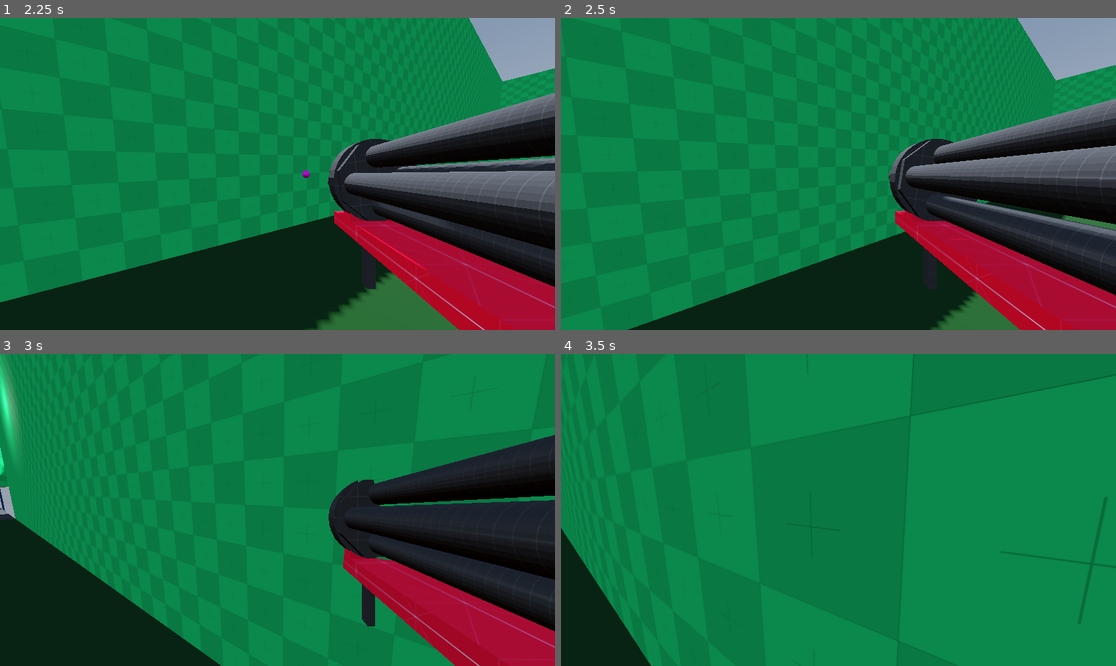
Above: before the commit, frames 1-4 (two rows, left to right).
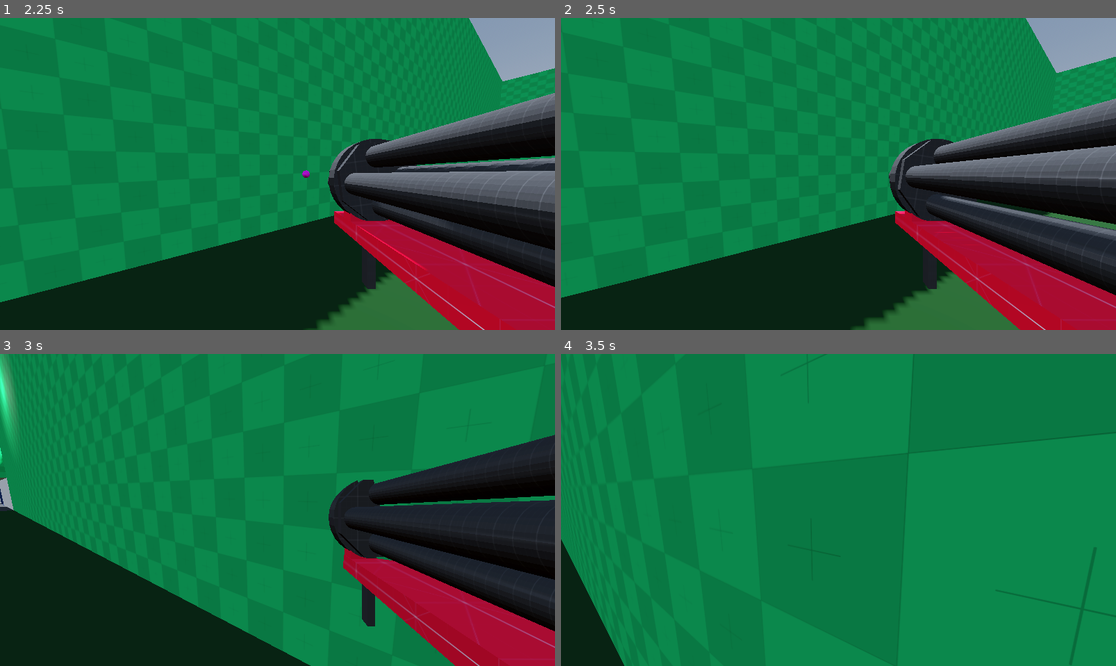
Above: after the commit, the same moments.

Repository: Monkeytonk115/godot-paintball
Game: Godot game, scene res://scenes/main.tscn
The game is run twice, just before and just after one commit, with the same random seed, the same clock (stepped at 60 frames per second) and the same inputs.
Inputs (mouse positions are in pixels of both pictures, inside the frame that each line leads up to):
- Up to frame 1 (2.25 s): click (277, 186) at 0.52 s; type "12" at 0.6 s; click "host multiplayer" at 1.25 s; tap Enter at 2 s; move the mouse to (305, 174) at 2.02 s; press the mouse at (305, 174) at 2.03 s; hold W (forward) from 2.03 s (still down)
- Up to frame 2 (2.5 s): keep holding W (forward); tap Space (jump) at 2.27 s
- Up to frame 3 (3 s): keep holding W (forward); move the mouse to (249, 510) at 2.77 s; release the mouse at (249, 510) at 2.78 s; tap Tab (scoreboard) at 2.85 s
- Up to frame 4 (3.5 s): keep holding W (forward); tap Space (jump) at 3.02 s

Frame 1 is identical in both runs. In frame 2, 9.5% of the frame differs, in the area x 0-100%, y 0-100%; in frame 3, 4.8%; in frame 4, 1.8%.

Commit message:
set velocity to zero when respawning

Diff:
--- a/scenes/player.gd
+++ b/scenes/player.gd
@@ -94,6 +94,7 @@
 @rpc("any_peer", "call_local")
 func respawn(respawn_point):
 	global_transform.origin = respawn_point
+	velocity = Vector3.ZERO
 
 
 func take_damage(_damage : int):
